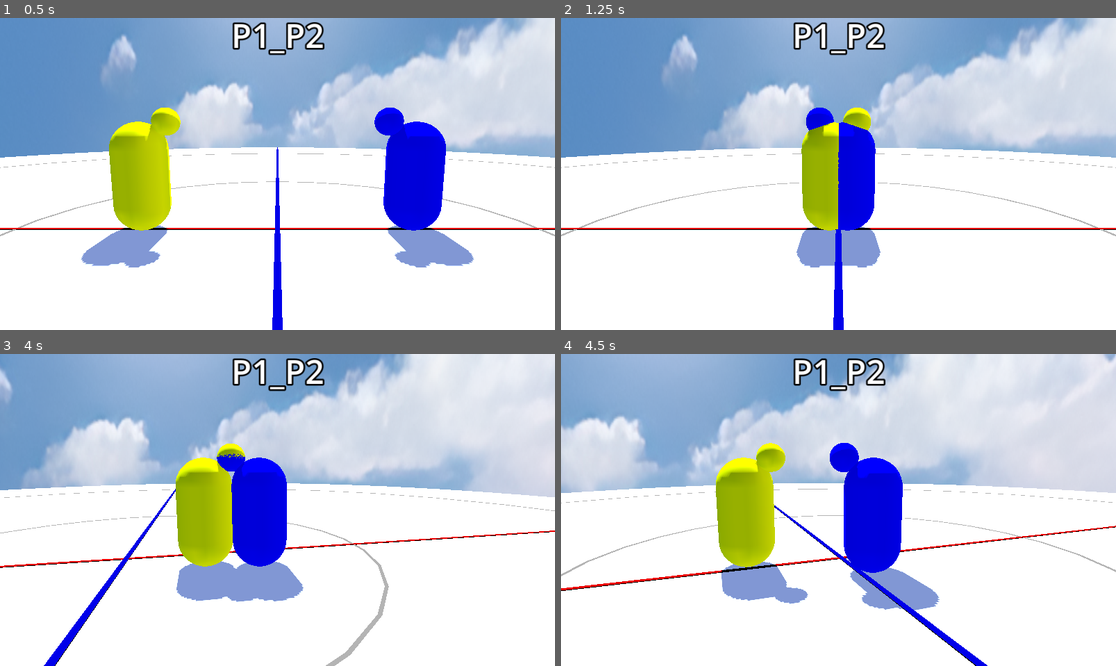
Above: before the commit, frames 1-4 (two rows, left to right).
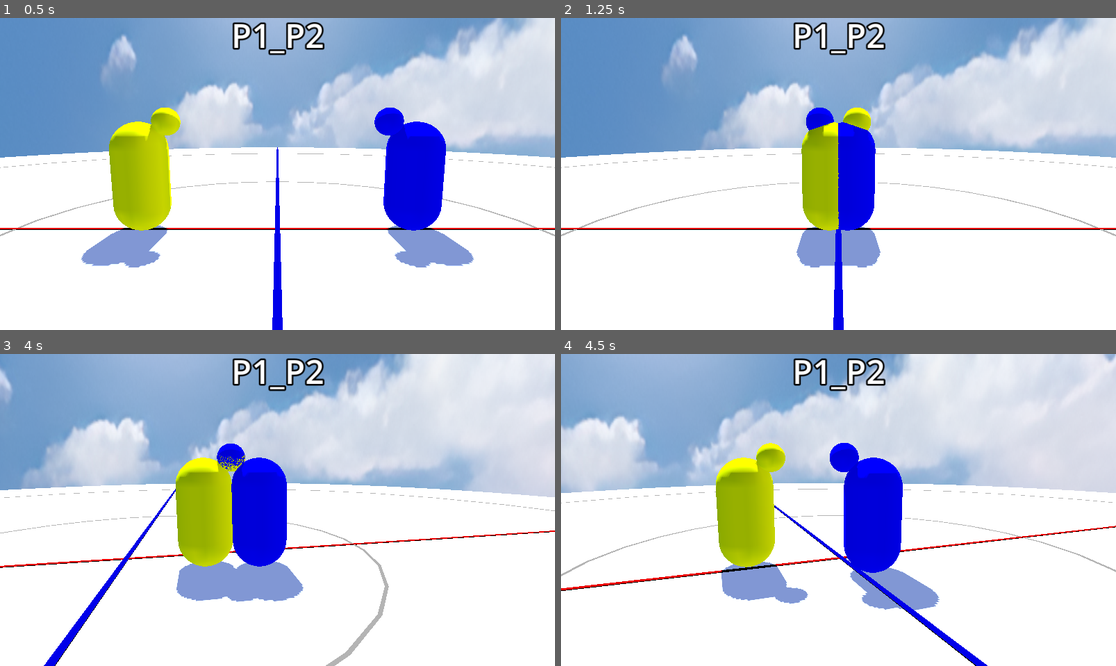
Above: after the commit, the same moments.

Repository: GatitoMimoso00/3D-Fighting-Camera
Game: Godot game, scene res://MainScene.tscn
The game is run twice, just before and just after one commit, with the same random seed, the same clock (stepped at 60 frames per second) and the same inputs.
Inputs:
- Up to frame 1 (0.5 s): no input
- Up to frame 2 (1.25 s): tap Enter at 0.5 s; hold D (forwardPJ1) from 0.53 s (still down); hold J (backwardPJ2) from 0.53 s (still down)
- Up to frame 3 (4 s): release D (forwardPJ1) at 1.28 s; release J (backwardPJ2) at 1.28 s; hold A (backwardPJ1) 1.28-2.03 s; tap K (downPJ2) at 1.35 s; hold L (forwardPJ2) 2.03-2.78 s; hold D (forwardPJ1) 2.03-3.53 s; tap I (upPJ2) at 2.85 s; hold A (backwardPJ1) from 3.53 s (still down); hold J (backwardPJ2) from 3.53 s (still down)
- Up to frame 4 (4.5 s): keep holding A (backwardPJ1); release J (backwardPJ2) at 4.28 s; tap K (downPJ2) at 4.35 s

Frame 1 is identical in both runs. In frame 2, less than 0.1% of the frame differs, in the area x 44-56%, y 29-68%; in frame 3, 0.2%, in the area x 39-48%, y 28-69%; in frame 4, less than 0.1%.

Commit message:
Godot Project

Diff:
--- a/3d-fighting-camera/Camera3D_Script.gd
+++ b/3d-fighting-camera/Camera3D_Script.gd
@@ -136,9 +136,9 @@
 
 	#Getter of the Direction Vector and the angle to rotate
 	perpendicular_vector_getter()
-	if (Distance_PJ >= min_distance_threshold):
-		#Final constructor of Camera's Position and Rotation
-		camera_virtual_setter()
+
+	#Final constructor of Camera's Position and Rotation
+	camera_virtual_setter()
 
 	#Interpolation done to move the Camera to the Virtual Position and rotation
 	camera_rotpos_applying(delta)
--- a/3d-fighting-camera/MainScene.tscn
+++ b/3d-fighting-camera/MainScene.tscn
@@ -256,7 +256,7 @@
 CharPJ2 = NodePath("PJ2")
 
 [node name="PJ1" type="CharacterBody3D" parent="FightersManager" node_paths=PackedStringArray("FM", "enemy")]
-transform = Transform3D(7.54979e-08, 0, 1, 0, 1, 0, -1, 0, 7.54979e-08, -2.5, 3.36925e-05, 0)
+transform = Transform3D(7.54979e-08, 0, 1, 0, 1, 0, -1, 0, 7.54979e-08, -2.5, 3.37054e-05, 0)
 collision_layer = 0
 input_ray_pickable = false
 axis_lock_angular_x = true
@@ -280,7 +280,7 @@
 mesh = SubResource("SphereMesh_rf2cd")
 
 [node name="PJ2" type="CharacterBody3D" parent="FightersManager" node_paths=PackedStringArray("FM", "enemy")]
-transform = Transform3D(7.54979e-08, 0, -1, 0, 1, 0, 1, 0, 7.54979e-08, 2.5, 3.36916e-05, 0)
+transform = Transform3D(7.54979e-08, 0, -1, 0, 1, 0, 1, 0, 7.54979e-08, 2.5, 3.36803e-05, 0)
 collision_layer = 0
 floor_constant_speed = true
 floor_max_angle = 1.5708
Not shown, changed: 3d-fighting-camera/export_presets.cfg
